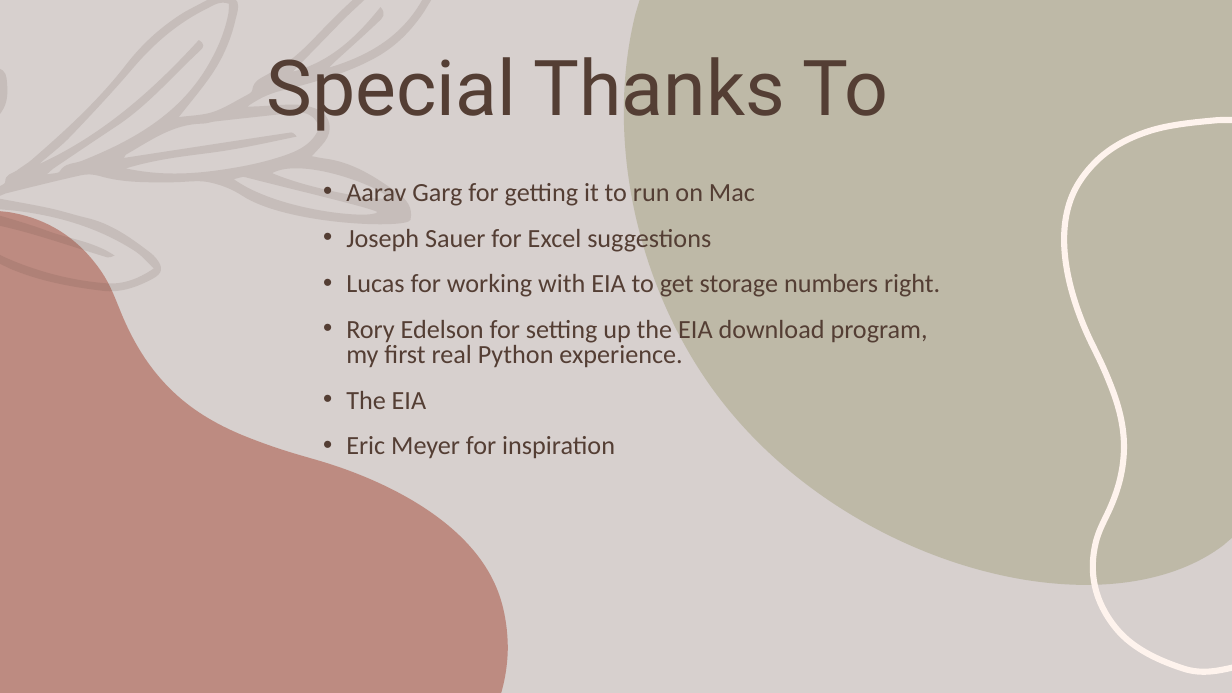
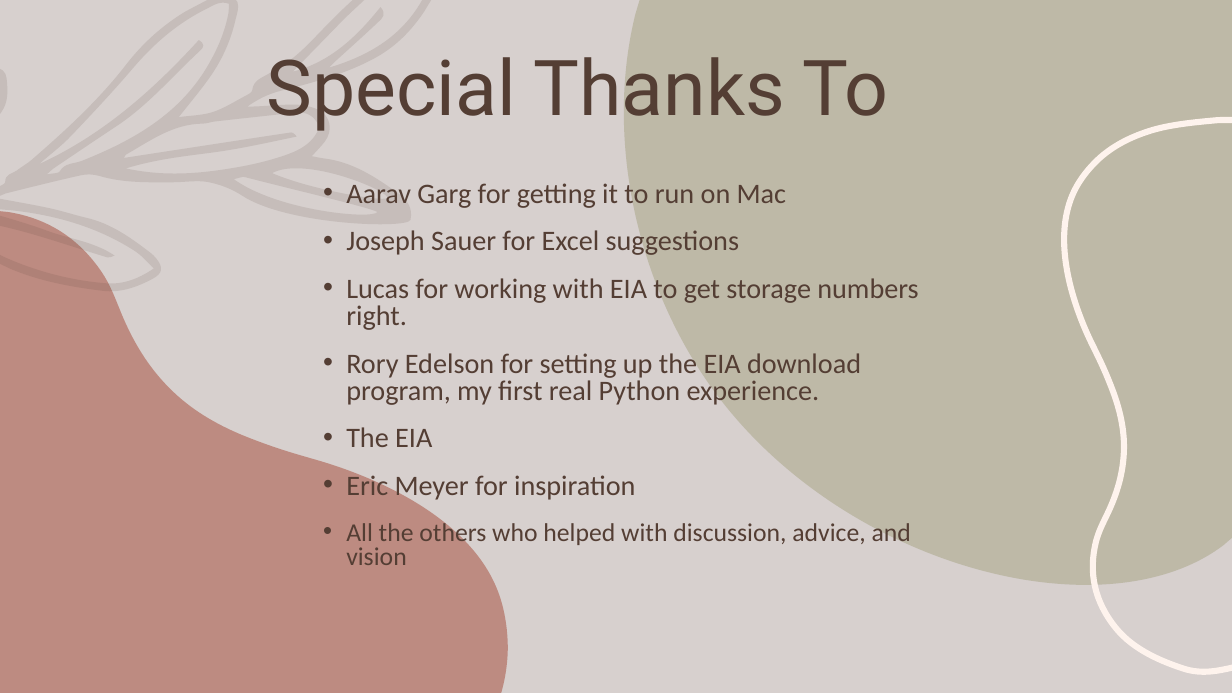
Before and after one commit to renaldinE/Optimize, a slide deck: slide 11 of Docs/Climate Change Model.pptx. Drawn at 1232x693 pixels with LibreOffice and Linux fonts; fonts in the diff are those of the drawing. Boxes give left, top, right and bottom in pixels: in the first picture for what was removed or moved away, otherwise in the second. Text is boxed around its words. In the diff, an @@ line names an element or a change of style, - is before the commit and + after.

```diff
--- a/Docs/Climate Change Model.pptx
+++ b/Docs/Climate Change Model.pptx
@@ text at (346,183,918,502): size 20.4 to 22 pt in "Aarav Garg for getting it to run ...", "Joseph Sauer for Excel suggestions", "Lucas for working with EIA to get ...", "Rory Edelson for setting up the EIA ..." and 2 more places @@
@@ text at (346,520,911,565): paragraph added @@
+• All the others who helped with discussion, advice, and vision
```
Also in this commit, not shown: 2 other slides changed, 2 other files.
